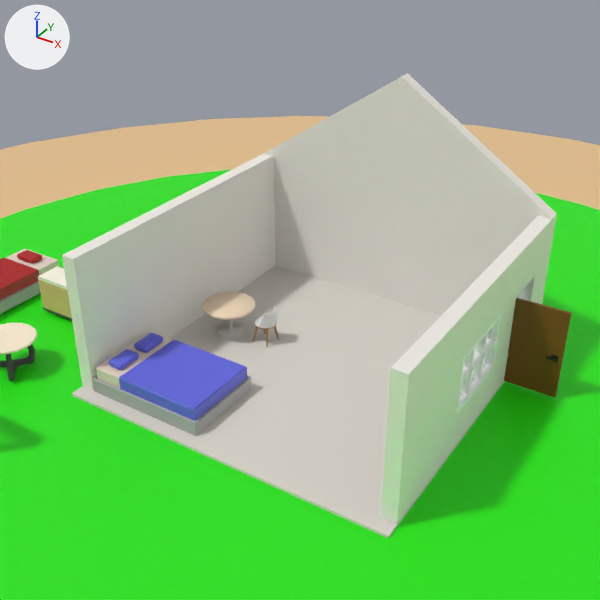
The Blender file assets/mybuilds/housesizereference.blend, before and after one commit.
One viewpoint serves both versions: the file's camera 'Thumbnail camera'. The axes (+X, +Y, +Z) are drawn at upper left. The lights are the same throughout. The picture after the commit comes second.

Names of what the first picture shows: 'Bed', 'Bed.001', 'Cafe Chair', 'Circle Table', 'Cylinder', 'Door', 'Floor_1', 'Gable_back', 'Wall_back', 'Wall_left', 'Wall_right', 'Wide Window', 'map' and 1 more.
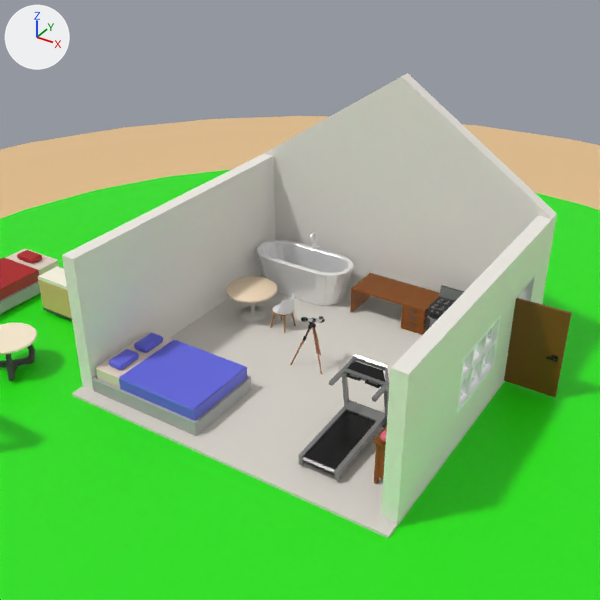
Changed parts and their boxes (x1, y1, x2, y2) in the pictures (600 x 600 px):
'Treadmill', added
    after: (298, 355, 389, 481)
'Bathtub', added
    after: (257, 233, 354, 306)
'Circle Table', moved
    before: (202, 291, 255, 338)
    after: (226, 276, 277, 321)
'Desk', added
    after: (350, 273, 440, 335)
'Cafe Chair', moved
    before: (253, 306, 279, 347)
    after: (270, 293, 296, 333)
'Stove', added
    after: (425, 285, 465, 332)
'Dresser', added
    after: (373, 426, 387, 484)
'Telescope', added
    after: (290, 316, 325, 375)
'piggy_bank', added
    after: (380, 431, 386, 442)

Patch to the scene script:
```diff
--- a/assets/mybuilds/housesizereference.blend.py
+++ b/assets/mybuilds/housesizereference.blend.py
@@ ob_circle_table @@
 ob_circle_table = bpy.data.objects.new('Circle Table', me_circle)
-ob_circle_table.location = (-3.89, 0.11, 0.0)
+ob_circle_table.location = (-3.89, 1.56, 0.0)
 ob_circle_table.scale = (0.5, 0.5, 0.5)
@@ ob_cafe_chair @@
 ob_cafe_chair = bpy.data.objects.new('Cafe Chair', me_cylinder_001)
-ob_cafe_chair.location = (-2.39, 0.29, 0.5)
+ob_cafe_chair.location = (-2.39, 1.44, 0.5)
 ob_cafe_chair.rotation_euler = (0.0, 0.0, -0.785)  # degrees (0, 0, -45)
@@ ob_bathtub @@
+ob_bathtub = bpy.data.objects.new('Bathtub', me_bathtub_002)  # 1106 vertices, 474 faces; spans x -0.00747..0.0067, y -0.00316..0.00316, z 0.0..0.00788; in mat_material_018 (white #f6f6f6)
+ob_bathtub.parent = ob_rootnode_004
+ob_bathtub.location = (0.0, 0.0, 0.0)
+ob_bathtub.scale = (100.0, 100.0, 100.0)
@@ ob_rootnode_004 @@
+ob_rootnode_004 = bpy.data.objects.new('RootNode.004', None)
+ob_rootnode_004.location = (-3.108, 4.246, 0.0)
+ob_rootnode_004.scale = (3.0, 3.0, 3.0)
@@ ob_piggy_bank @@
+ob_piggy_bank = bpy.data.objects.new('piggy_bank', me_piggy_bank)  # 1314 vertices, 626 faces; spans x -0.153..0.153, y -0.208..0.229, z 0.0..0.297; in mat_material_017 (picture img_house_props_diffuse_005)
+ob_piggy_bank.location = (4.88, -4.18, 1.55)
@@ ob_treadmill @@
+ob_treadmill = bpy.data.objects.new('Treadmill', me_treadmill)  # 508 vertices, 220 faces; spans x -0.8..0.8, y -1.53..1.56, z 0.11..2.38; in mat_material_015 (picture img_house_props_diffuse_003)
+ob_treadmill.location = (3.14, -3.46, 0.0)
@@ ob_stove @@
+ob_stove = bpy.data.objects.new('Stove', me_stove)  # 1738 vertices, 858 faces; spans x -0.56..0.56, y -0.82..0.56, z 0.0..1.69; in mat_material_014 (picture img_house_props_diffuse_002)
+ob_stove.location = (3.07, 4.29, 0.0)
@@ ob_telescope @@
+ob_telescope = bpy.data.objects.new('Telescope', me_telescope)  # 1852 vertices, 734 faces; spans x -0.75..0.53, y -0.94..0.54, z 0.0..2.36; in mat_material_012 (picture img_house_props_diffuse)
+ob_telescope.location = (0.0, 0.0, 0.0)
@@ ob_dresser @@
+ob_dresser = bpy.data.objects.new('Dresser', me_dresser)  # 854 vertices, 430 faces; spans x -0.43..2.14, y -0.42..0.42, z 0.0..1.56; in mat_material_010 (brown #905015), mat_material_011 (dark grey #5c5d6d)
+ob_dresser.location = (5.02, -2.31, 0.0)
+ob_dresser.rotation_euler = (0.0, 0.0, -1.571)  # degrees (0, 0, -90)
@@ ob_desk @@
+ob_desk = bpy.data.objects.new('Desk', me_desk_001)  # 316 vertices, 166 faces; spans x -0.76..2.36, y -0.79..0.76, z 0.0..1.08; in mat_material_008 (dark grey #5c5d6d), mat_material_009 (brown #905015)
+ob_desk.location = (0.0, 4.53, 0.0)
```
